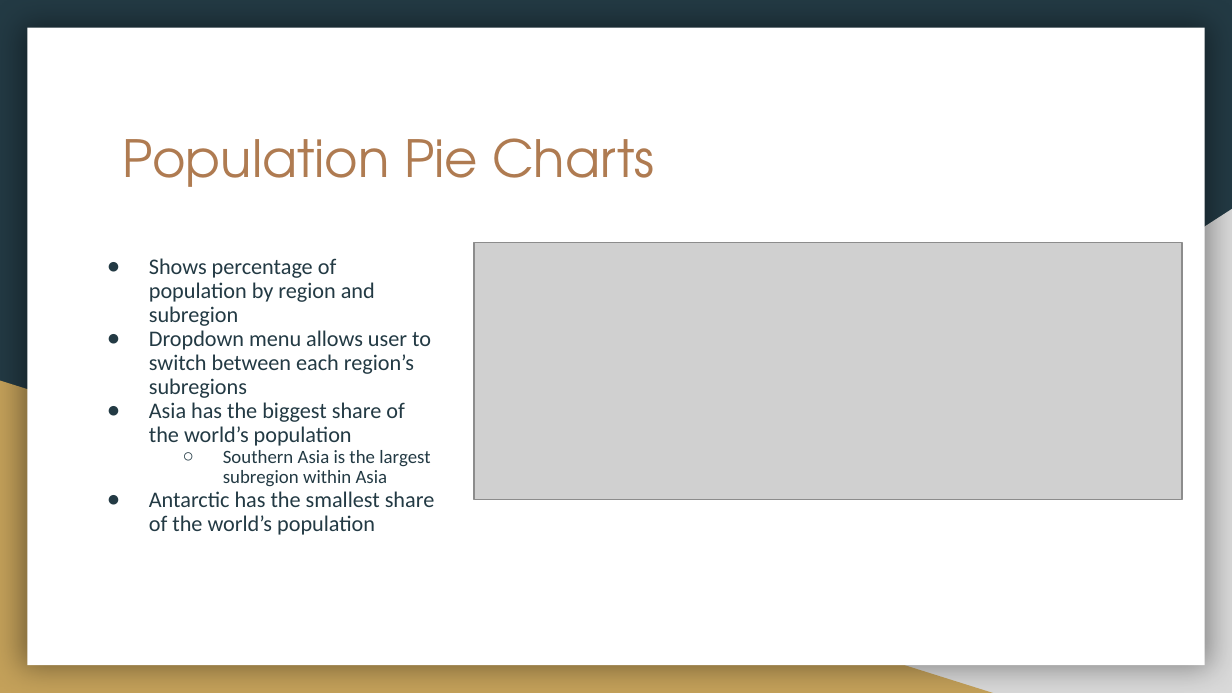
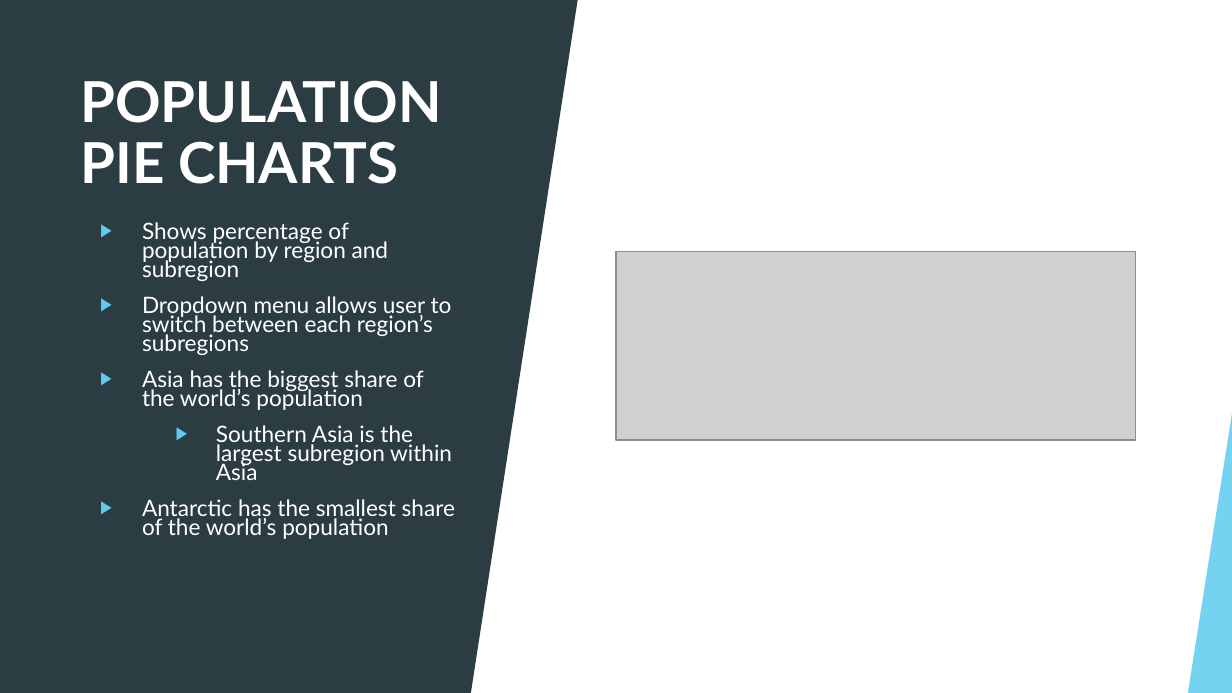
Before and after one commit to nelsonalb/World_Population-Project-3, a slide deck: slide 4 of Project 3- World Data Population.pptx. Drawn at 1232x693 pixels with LibreOffice and Linux fonts; fonts in the diff are those of the drawing; grey boxes stand for pictures. Boxes give left, top, right and bottom in pixels: in the first picture for what was removed or moved away, otherwise in the second. Text is boxed around its words. In the diff, an @@ line names an element or a change of style, - is before the commit and + after.

```diff
--- a/Project 3- World Data Population.pptx
+++ b/Project 3- World Data Population.pptx
@@ background #233A44 to #FFFFFF @@
@@ rectangle added at bbox=[0, 0, 1232, 692], fill #FFFFFF @@
@@ rectangle added at bbox=[0, 0, 471, 692], fill #2C3C43 @@
@@ rectangle removed at bbox=[27, 28, 1205, 665] @@
@@ triangle added at bbox=[471, 0, 578, 692], fill #2C3C43 @@
@@ title "POPULATION PIE CHARTS" at bbox=[80, 80, 441, 184]: vertical alignment top to middle @@
@@ title at bbox=[80, 80, 441, 184]: text changed; size 30 to 33 pt; font TeX Gyre Adventor to Lato; text colour #AF7B51 to #FFFFFF; bold on @@
-Population Pie Charts
+POPULATION PIE CHARTS
@@ right triangle removed at bbox=[483, 209, 1232, 693] @@
@@ text "Shows percentage of population by ...": place and size @@
-text "Shows percentage of population by ..." at bbox=[149, 258, 435, 535]
+text "Shows percentage of population by ..." at bbox=[142, 222, 455, 539]
@@ text "Shows percentage of population by ..." at bbox=[142, 222, 455, 539]: size 13 to 13.2 pt in "Shows percentage of population by region and ...", "Dropdown menu allows user to switch between ...", "Asia has the biggest share of the ...", "Antarctic has the smallest share of the ..."; font Calibri to Lato, text colour #233A44 to #FFFFFF; size 11 to 13.2 pt in "Southern Asia is the largest subregion within ..."; bullet ● to ▶; line spacing 0.9 to 0.7; more space between paragraphs; bullet colour #233A44 to #5FCBEF; bullet ○ to ▶ @@
@@ picture: place and size @@
-picture at bbox=[474, 243, 1183, 500]
+picture at bbox=[616, 251, 1136, 440]
@@ right triangle removed at bbox=[0, 381, 993, 693] @@
@@ group added at bbox=[0, 0, 1232, 693]: 5 freeform shapes, 3 triangles, 2 lines @@
@@ group added at bbox=[0, 0, 1232, 693]: 5 freeform shapes, 3 triangles, 2 lines @@
@@ triangle added at bbox=[1188, 405, 1232, 692], fill #5FCBEF at 85% opacity @@
```
Also in this commit, not shown: 6 other slides changed, 1 slide added, 1 slide removed.
